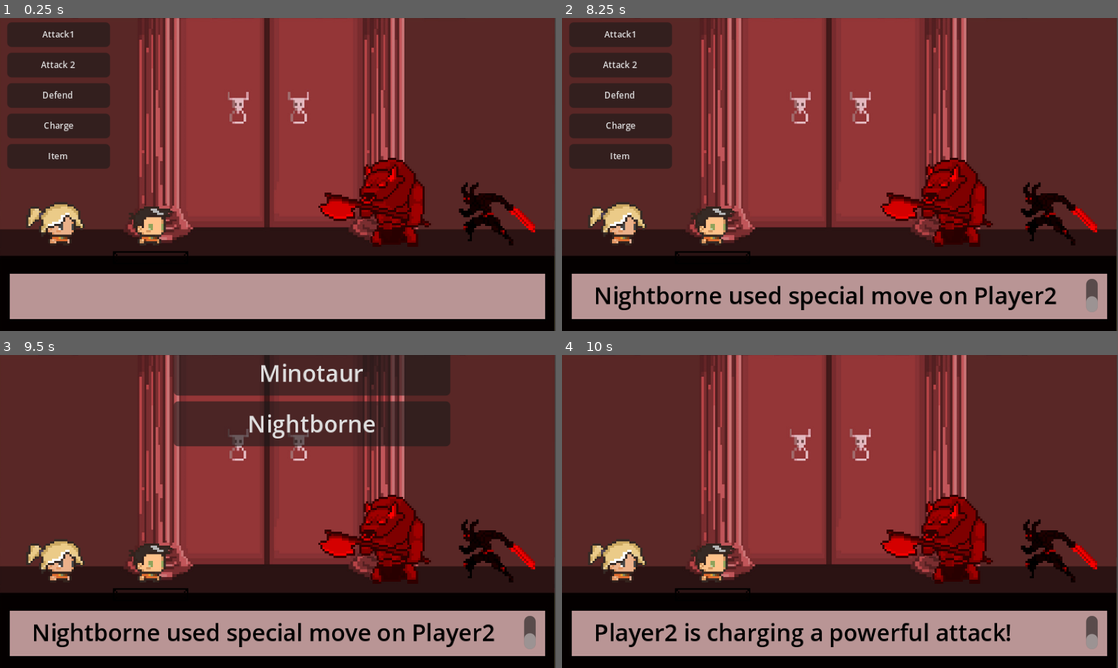
Above: before the commit, frames 1-4 (two rows, left to right).
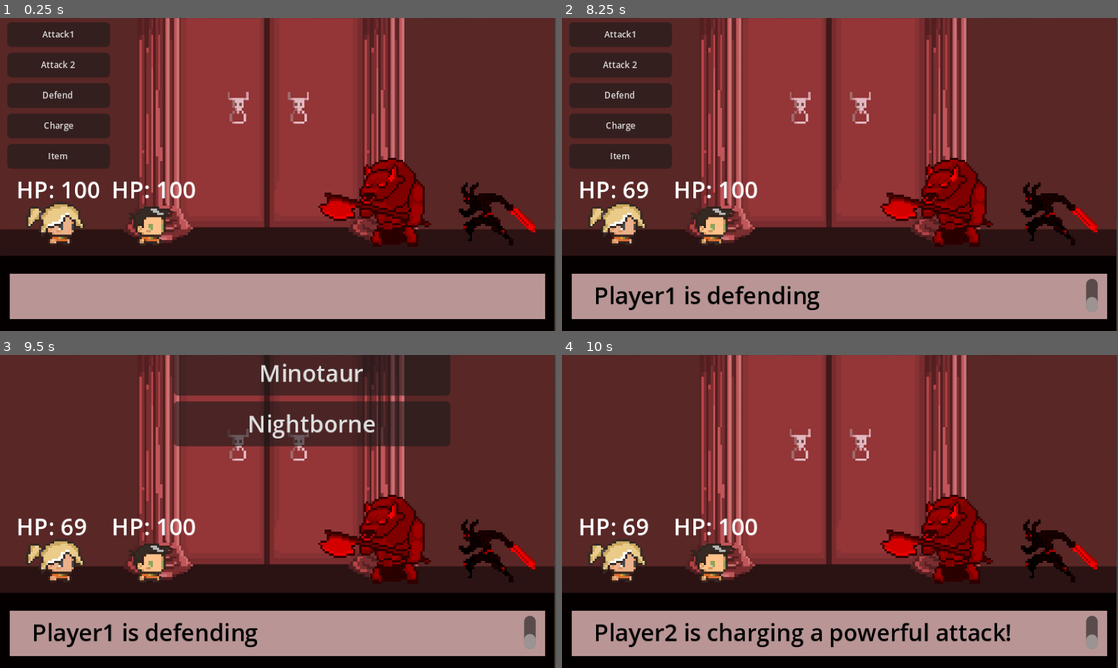
Above: after the commit, the same moments.

Repository: lucasjanta/turn-based-JRPG
Game: Godot game, scene res://scenes/combat_scene.tscn
Two runs of this game, one before a commit and one after it. Both use one fixed random seed, a clock stepped at 60 frames per second and the inputs below.
Inputs:
- Up to frame 1 (0.25 s): no input
- Up to frame 2 (8.25 s): click "Attack1" at 0.5 s; click "Minotaur" at 1.25 s; click "Attack 2" at 2 s; click "Nightborne" at 2.75 s; tap Enter at 3.5, 5, 6.5 s; tap Space at 4.25, 5.75 s; click "Defend" at 7.25 s; click "Minotaur" at 8 s
- Up to frame 3 (9.5 s): click "Charge" at 8.75 s
- Up to frame 4 (10 s): click "Nightborne" at 9.5 s

The runs differ from the first frame. In frame 1, 0.8% of the frame differs, in the area x 3-36%, y 52-76%; in frame 2, 3.0%, in the area x 3-97%, y 52-94%; in frame 3, 3.0%; in frame 4, 0.7%.
Error before the commit: Attempt to call function 'show_battle_message' in base 'null instance' on a null instance. (res://scripts/player_1.gd:29)

Commit message:
little changes

Diff:
--- a/scenes/combat_scene.tscn
+++ b/scenes/combat_scene.tscn
@@ -1,11 +1,10 @@
-[gd_scene load_steps=14 format=3 uid="uid://bb8yx0g2hcv3j"]
+[gd_scene load_steps=13 format=3 uid="uid://bb8yx0g2hcv3j"]
 
 [ext_resource type="Script" uid="uid://goxlrk6yfaa" path="res://scripts/CombatScene.gd" id="1_ik0t7"]
 [ext_resource type="Script" uid="uid://m8mkcnwk0wu6" path="res://scripts/player_1.gd" id="2_0vylu"]
 [ext_resource type="Texture2D" uid="uid://cimsc3imj0bht" path="res://assets/underworld background.jpg" id="2_6sw3s"]
 [ext_resource type="Script" uid="uid://bouq4rkumalne" path="res://scripts/player_2.gd" id="4_6ovae"]
 [ext_resource type="Texture2D" uid="uid://dsfvknr2lqhos" path="res://assets/PERCY.png" id="4_g0m11"]
-[ext_resource type="Texture2D" uid="uid://buuq6wbpxlkfg" path="res://assets/UI Health Bar.png" id="5_5qq3q"]
 [ext_resource type="Script" uid="uid://bb2115idlmkyp" path="res://scripts/enemy_1.gd" id="5_ivkwx"]
 [ext_resource type="Texture2D" uid="uid://c0ltxyukg0hah" path="res://assets/ANABETHH.png" id="6_5qq3q"]
 [ext_resource type="Script" uid="uid://b4lvsgc72jmpy" path="res://scripts/enemy_2.gd" id="6_6sw3s"]
@@ -30,20 +29,23 @@
 scale = Vector2(1.5, 1.5)
 texture = ExtResource("4_g0m11")
 
-[node name="Node2D" type="Node2D" parent="Player1"]
-
-[node name="TextureProgressBar" type="TextureProgressBar" parent="Player1"]
-offset_left = -23.0
-offset_top = 19.0
-offset_right = 29.0
-offset_bottom = 28.0
-value = 100.0
-texture_over = ExtResource("5_5qq3q")
-tint_progress = Color(1, 0, 0, 1)
+[node name="hplabel" type="Label" parent="Player1"]
+offset_left = -24.0
+offset_top = -35.0
+offset_right = 34.0
+offset_bottom = -12.0
+text = "HP: 100"
 
 [node name="Player2" type="Node2D" parent="."]
 position = Vector2(39, 142)
 script = ExtResource("4_6ovae")
+
+[node name="hplabel2" type="Label" parent="Player2"]
+offset_left = -28.0
+offset_top = -35.0
+offset_right = 30.0
+offset_bottom = -12.0
+text = "HP: 100"
 
 [node name="Sprite2D" type="Sprite2D" parent="Player2"]
 scale = Vector2(1.5, 1.5)
--- a/scripts/enemy_1.gd
+++ b/scripts/enemy_1.gd
@@ -18,7 +18,7 @@
 	if is_charging:
 		dmg *= 2
 		is_charging = false
-	target.receive_damage(dmg)
+	target.receive_damage(int(dmg))
 	$"../UI".show_battle_message(name + " dealt " + str(int(dmg)) + " to " + target.name)
 
 func receive_damage(dmg):
--- a/scripts/enemy_2.gd
+++ b/scripts/enemy_2.gd
@@ -18,7 +18,7 @@
 	if is_charging:
 		dmg *= 2
 		is_charging = false
-	target.receive_damage(dmg)
+	target.receive_damage(int(dmg))
 	$"../UI".show_battle_message(name + " dealt " + str(int(dmg)) + " to " + target.name)
 
 func receive_damage(dmg):
--- a/scripts/player_1.gd
+++ b/scripts/player_1.gd
@@ -18,7 +18,7 @@
 	if is_charging:
 		dmg *= 2
 		is_charging = false
-	target.receive_damage(dmg)
+	target.receive_damage(int(dmg))
 	$"../UI".show_battle_message(name + " dealt " + str(int(dmg)) + " to " + target.name)
 
 func receive_damage(dmg):
@@ -26,23 +26,22 @@
 	update_ui()
 
 func defend():
-	$UI.show_battle_message(name + " is defending")
+	$"../UI".show_battle_message(name + " is defending")
 	# reduce damage next turn (not implemented in detail here)
 
 func charge():
 	is_charging = true
-	$UI.show_battle_message(name + " is charging a powerful attack!")
+	$"../UI".show_battle_message(name + " is charging a powerful attack!")
 
 func use_item(item):
 	if item == "potion":
 		hp = min(max_hp, hp + 30)
 		update_ui()
-		$UI.show_battle_message(name + " used a potion")
+		$"../UI".show_battle_message(name + " used a potion")
 
 func special_move(target):
 	var dmg = randi_range(15, 30)
 	target.receive_damage(dmg)
 
 func update_ui():
-	# update HP bars, etc.
-	pass
+	$hplabel.text = "HP: " + str(hp)
--- a/scripts/player_2.gd
+++ b/scripts/player_2.gd
@@ -18,7 +18,7 @@
 	if is_charging:
 		dmg *= 2
 		is_charging = false
-	target.receive_damage(dmg)
+	target.receive_damage(int(dmg))
 	$"../UI".show_battle_message(name + " dealt " + str(int(dmg)) + " to " + target.name)
 
 func receive_damage(dmg):
@@ -44,5 +44,5 @@
 	target.receive_damage(dmg)
 
 func update_ui():
-	# update HP bars, etc.
+	$hplabel2.text = "HP: " + str(hp)
 	pass
